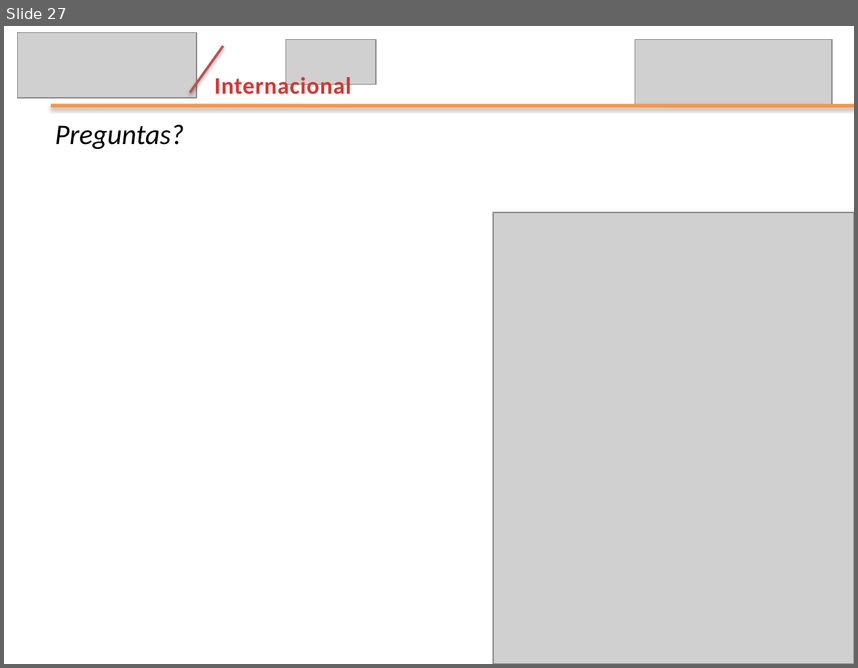
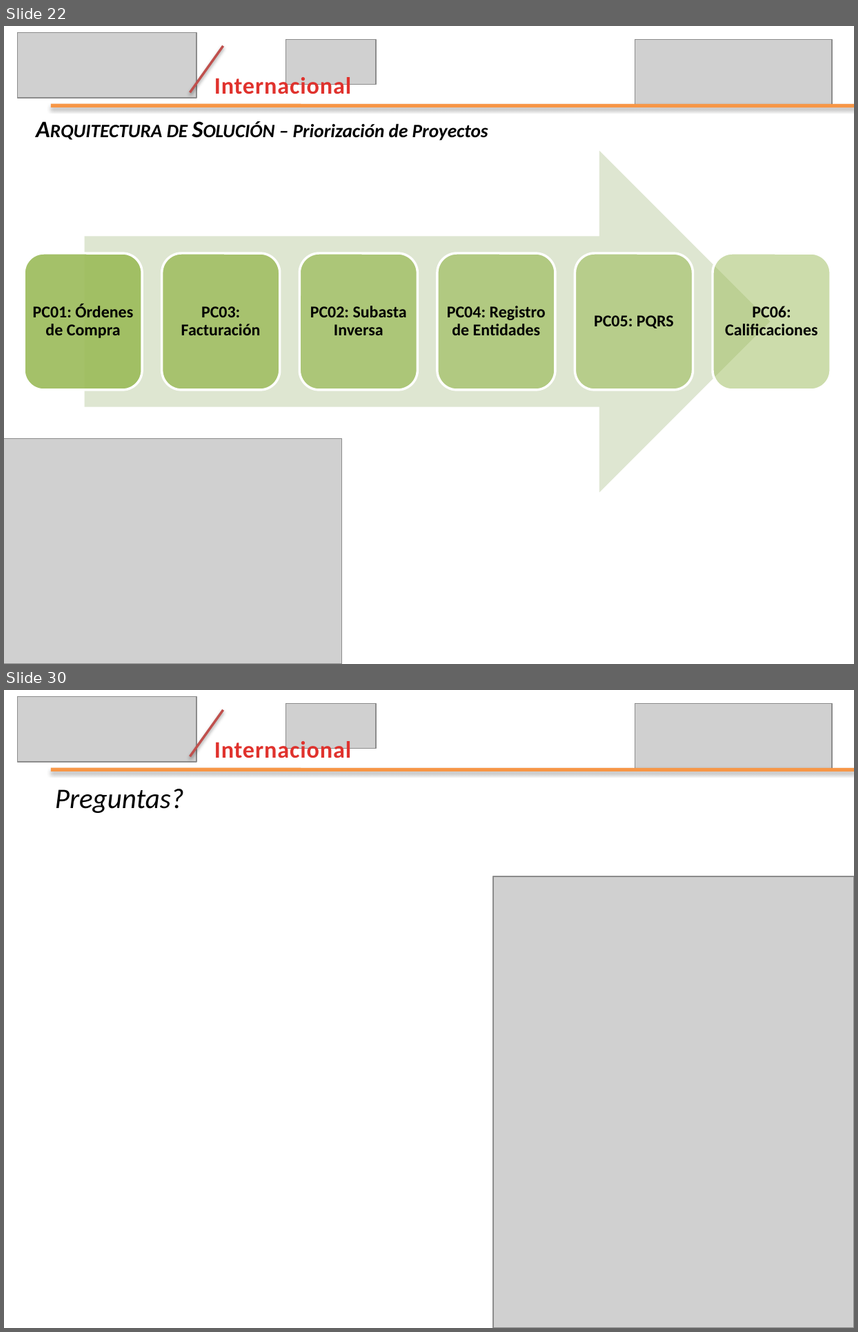
Before and after one commit to leseroth/ingenium-managment, a slide deck: CSOF5100 Proyecto 1/0621PresentacionIngenium.pptx. Shown one above the other, each under a label of ours: slide 27 before the commit, slides 22 and 30 after it; the slides between them are not shown. The pictures are 858x668 and 858x1332 pixels, drawn with LibreOffice and Linux fonts; fonts in the diff are those of the drawing; grey boxes stand for pictures. Boxes give left, top, right and bottom in pixels: in the first picture for what was removed or moved away, otherwise in the second. Text is boxed around its words. In the diff, an @@ line names an element or a change of style, - is before the commit and + after.

```diff
--- a/CSOF5100 Proyecto 1/0621PresentacionIngenium.pptx
+++ b/CSOF5100 Proyecto 1/0621PresentacionIngenium.pptx
@@ slide 22 added at (4, 26, 854, 664), background #FFFFFF @@
@@ picture added at (18, 33, 197, 98) @@
@@ line added from (190, 92) to (223, 45), #C0504D 2 pt @@
@@ picture added at (286, 40, 377, 85) @@
@@ picture added at (635, 40, 832, 106) @@
@@ text added at (214, 74, 352, 94), 20 pt, text gradient #E0322D to #A2201C, bold @@
+Internacional
@@ line added from (51, 106) to (854, 106), #F79646 3 pt @@
@@ text added at (167, 123, 488, 141), 20 pt, text #000000, bold, italic, small capitals @@
+Arquitectura de Solución – Priorización de Proyectos
@@ group added at (25, 151, 831, 492): 6 rounded rectangles, 6 texts, 1 right arrow @@
+PC01: Órdenes de Compra
+PC03: Facturación
+PC02: Subasta Inversa
+PC04: Registro de Entidades
+PC05: PQRS
+PC06: Calificaciones
@@ picture added at (4, 439, 342, 664) @@
@@ what was slide 27 is now slide 30 @@
```
Also in this commit, not shown: 11 slides changed, 15 other slides added, 13 slides removed.
